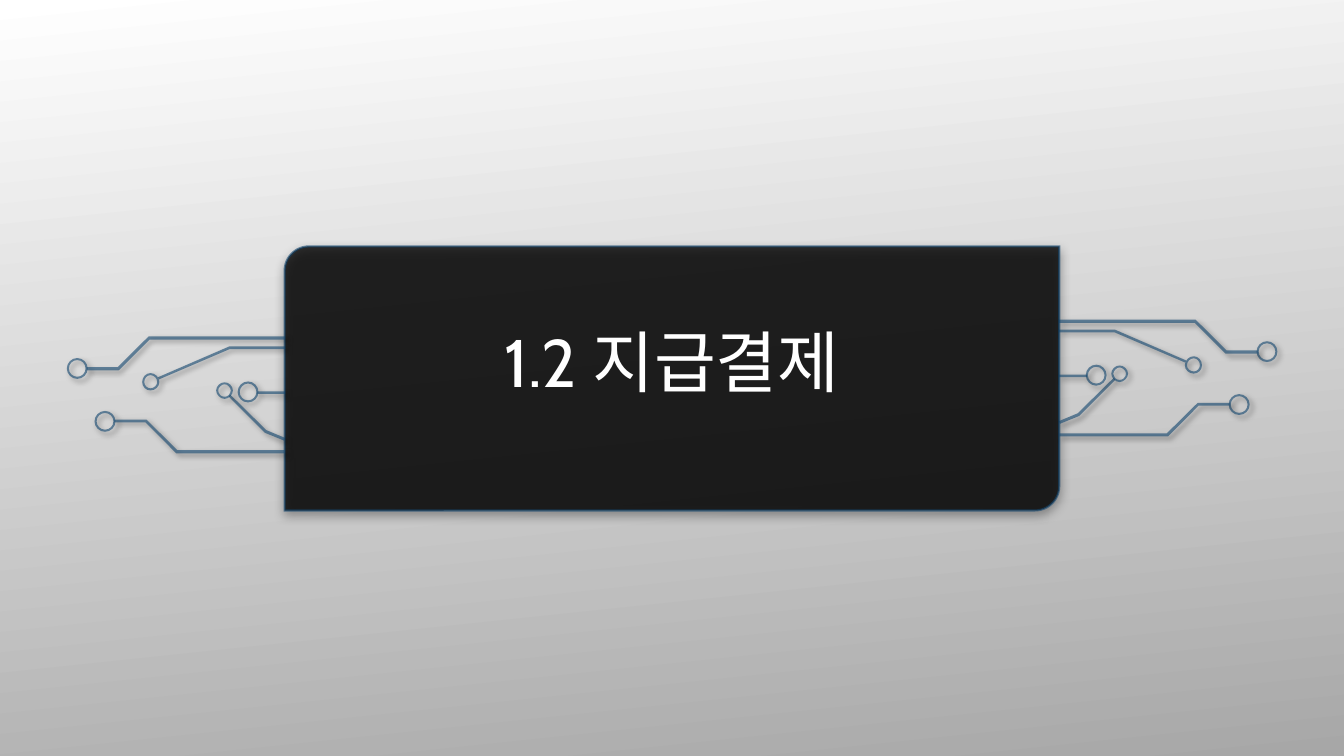
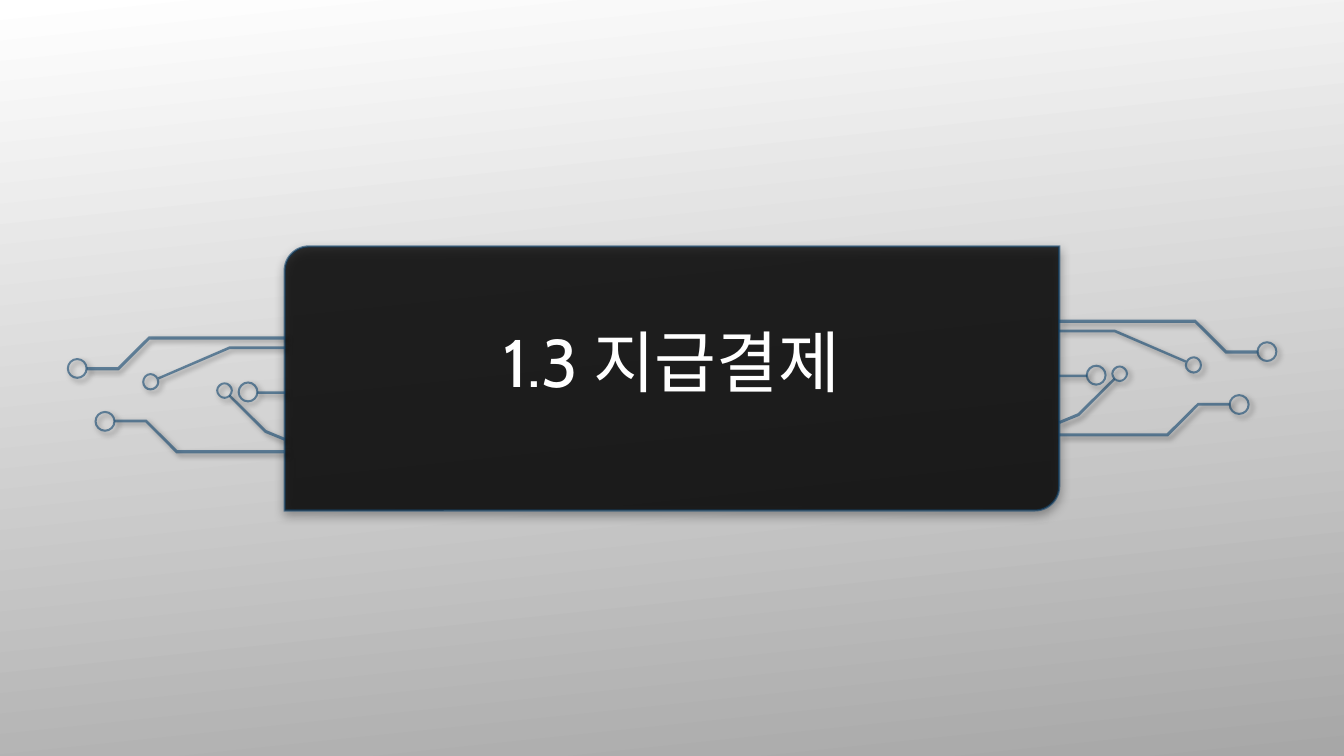
Before and after one commit to zerosum99/python_data_analysis, a slide deck: slide 10 of 금융/4차 산업혁명을 위한 금융.pptx (slide 9 before the commit). Drawn at 1344x756 pixels with LibreOffice and Linux fonts; fonts in the diff are those of the drawing; background and template pictures are left out. Boxes give left, top, right and bottom in pixels: in the first picture for what was removed or moved away, otherwise in the second. Text is boxed around its words. In the diff, an @@ line names an element or a change of style, - is before the commit and + after.

```diff
--- a/금융/4차 산업혁명을 위한 금융.pptx
+++ b/금융/4차 산업혁명을 위한 금융.pptx
@@ title at (504, 331, 840, 393): text changed @@
-1.2 지급결제
+1.3 지급결제
```
Also in this commit, not shown: 1 other slide changed, 20 slides added, 2 slides removed.
